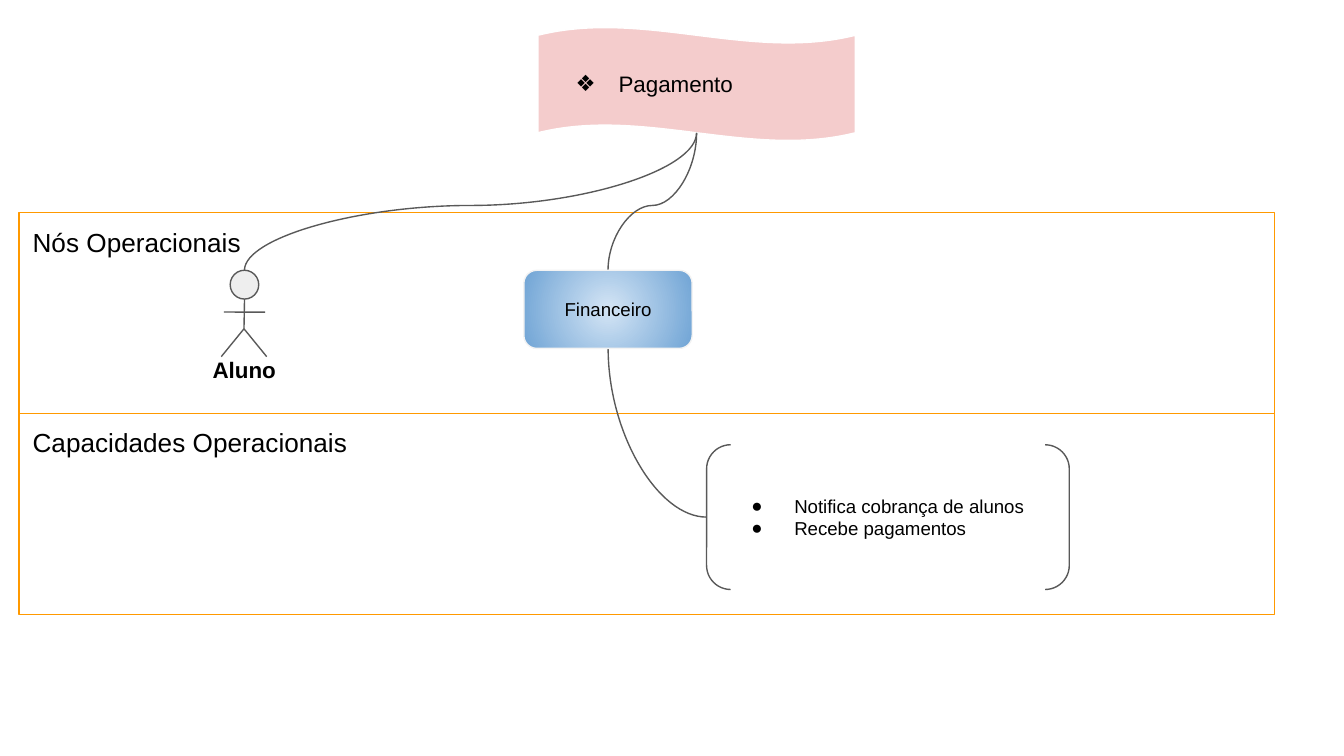
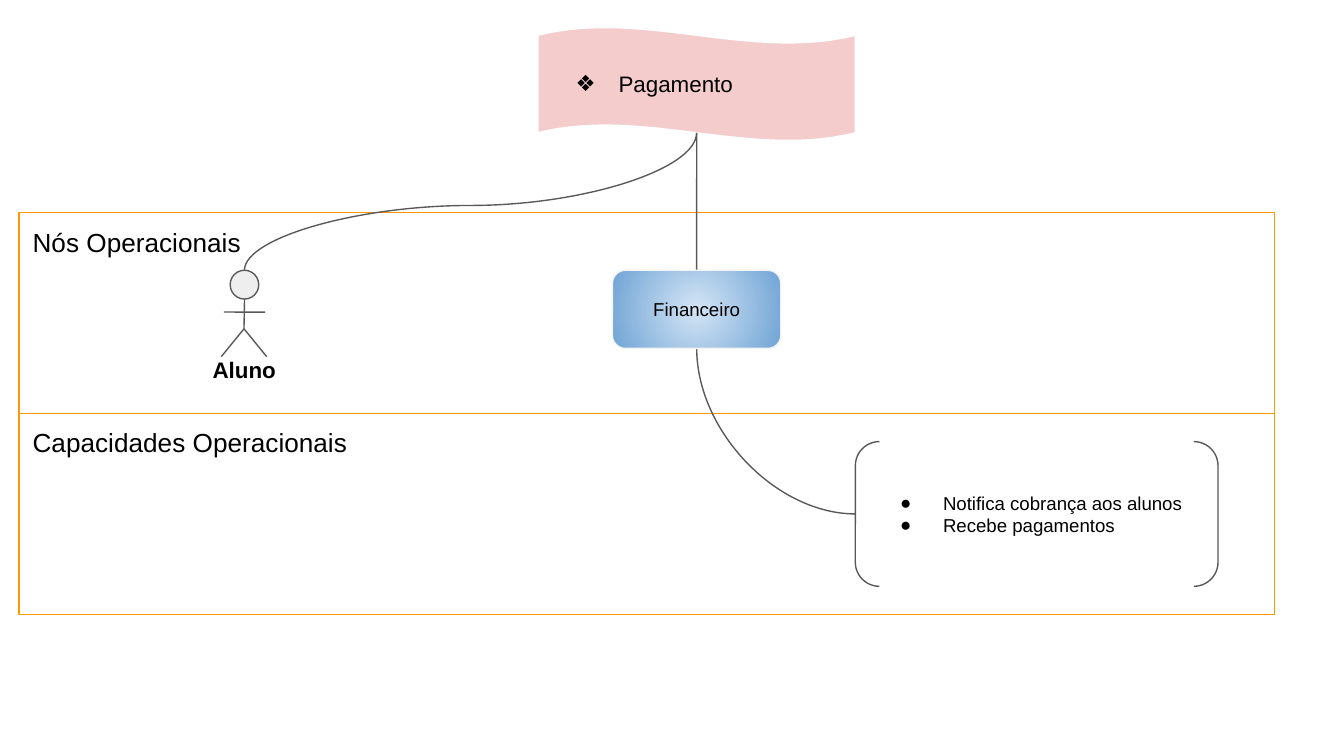
Before and after one commit to Feaugust/Oficinas-de-Projetos-de-Empresas--D-K, a slide deck: slide 3 of 15. Arquitetura de Negócio para cada Cenário.pptx (slide 4 before the commit). Drawn at 1344x756 pixels with LibreOffice and Linux fonts; fonts in the diff are those of the drawing. Boxes give left, top, right and bottom in pixels: in the first picture for what was removed or moved away, otherwise in the second. Text is boxed around its words. In the diff, an @@ line names an element or a change of style, - is before the commit and + after.

```diff
--- a/15. Arquitetura de Negócio para cada Cenário.pptx
+++ b/15. Arquitetura de Negócio para cada Cenário.pptx
@@ curved line moved from (607, 270) - (696, 133) to (696, 270) - (696, 133) @@
@@ rounded rectangle "Financeiro": place and size @@
-rounded rectangle "Financeiro" at <box>524,270,692,348</box>
+rounded rectangle "Financeiro" at <box>613,270,781,348</box>
@@ curved line moved from (607, 348) - (707, 517) to (696, 348) - (855, 513) @@
@@ bracket pair "Notifica cobrança aos alunos": place and size @@
-bracket pair "Notifica cobrança aos alunos" at <box>707,445,1070,590</box>
+bracket pair "Notifica cobrança aos alunos" at <box>855,442,1218,587</box>
@@ text in bracket pair at <box>943,496,1182,514</box>: text changed @@
-● Notifica cobrança de alunos
+● Notifica cobrança aos alunos
```
Also in this commit, not shown: 4 other slides changed, 4 slides removed, 19 other files.
